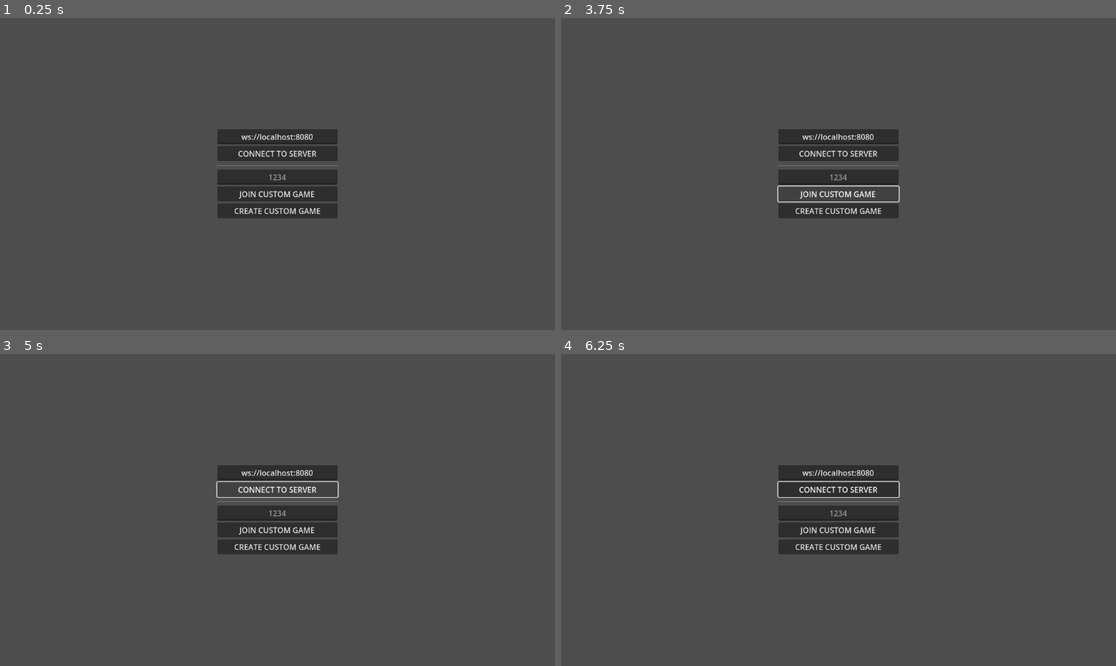
Above: before the commit, frames 1-4 (two rows, left to right).
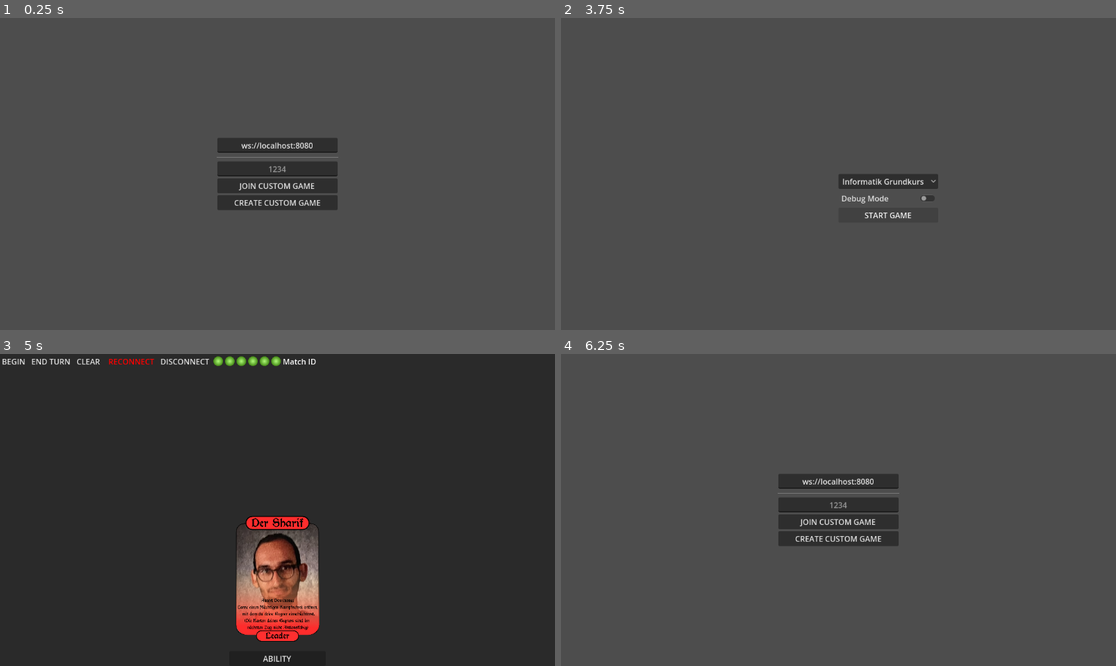
Above: after the commit, the same moments.

Repository: SpaceWAGdev/card-multiplayer
Game: Godot game, scene res://menu.tscn
The game is run twice, just before and just after one commit, with the same random seed, the same clock (stepped at 60 frames per second) and the same inputs.
Inputs (mouse positions are in pixels of both pictures, inside the frame that each line leads up to):
- Up to frame 1 (0.25 s): no input
- Up to frame 2 (3.75 s): click "CONNECT TO SERVER" (after the commit: "CREATE CUSTOM GAME") at 0.5 s; click "CREATE CUSTOM GAME" at 1.25 s; click "CREATE CUSTOM GAME" at 2 s; click "CREATE CUSTOM GAME" at 2.75 s; click "JOIN CUSTOM GAME" at 3.5 s
- Up to frame 3 (5 s): click "CONNECT TO SERVER" (after the commit: "START GAME") at 4.25 s
- Up to frame 4 (6.25 s): click (744, 360) at 5 s, where only the run after the commit has a clickable "DISCONNECT"; move the mouse to (960, 494) at 5.77 s; click (960, 494) at 5.92 s

The runs differ from the first frame. In frame 1, 3.3% of the frame differs, in the area x 39-61%, y 35-65%; in frame 2, 4.4%; in frame 3, 96%, in the area x 0-100%, y 0-100%; in frame 4, 3.4%.

Commit message:
Ensure proper game flow with working deck selection

Diff:
--- a/match_select.gd
+++ b/match_select.gd
@@ -18,7 +18,8 @@
 	print(decks)
 
 func on_deck_selection_changed(i: int) -> void:
-	GameState.DECK_PATH = decks[i]
+	GameState.DECK_PATH = decks[i + 1]
+	print(decks[i + 1])
 
 func on_debug_state_changed(value: bool) -> void:
 	GameState.DEBUG_MODE = value
--- a/menu.gd
+++ b/menu.gd
@@ -29,6 +29,20 @@
 func create_match_with_key():
 	connect_to_server("")
 
+	%MatchID.select_all()
+	var id = %MatchID.get_selected_text()
+	%MatchID.deselect()
+
+	GameState.SETUP_MESSAGE = JSON.stringify({
+	"type" : "Control",
+	"control-operation" : "JOIN_MATCH",
+	"control-arguments" : {
+		"id": id },
+	"user": GameState.PLAYER_ID,
+	"match": GameState.MATCH_ID
+})
+
+
 func request_matchmaking():
 	connect_to_server("")
 
--- a/menu.tscn
+++ b/menu.tscn
@@ -30,10 +30,6 @@
 placeholder_text = "ws://localhost:8080"
 alignment = 1
 
-[node name="Button" type="Button" parent="CenterContainer/VBoxContainer"]
-layout_mode = 2
-text = "CONNECT TO SERVER"
-
 [node name="HSeparator" type="HSeparator" parent="CenterContainer/VBoxContainer"]
 layout_mode = 2
 theme_override_constants/separation = 10
@@ -57,7 +53,7 @@
 "
 
 [connection signal="text_submitted" from="CenterContainer/VBoxContainer/URLField" to="." method="connect_to_server"]
-[connection signal="pressed" from="CenterContainer/VBoxContainer/Button" to="." method="connect_to_server"]
 [connection signal="text_submitted" from="CenterContainer/VBoxContainer/MatchID" to="." method="connect_to_server"]
+[connection signal="pressed" from="CenterContainer/VBoxContainer/Button2" to="." method="join_match_with_key"]
 [connection signal="pressed" from="CenterContainer/VBoxContainer/Button2" to="." method="connect_to_server"]
 [connection signal="pressed" from="CenterContainer/VBoxContainer/Button3" to="." method="connect_to_server"]
